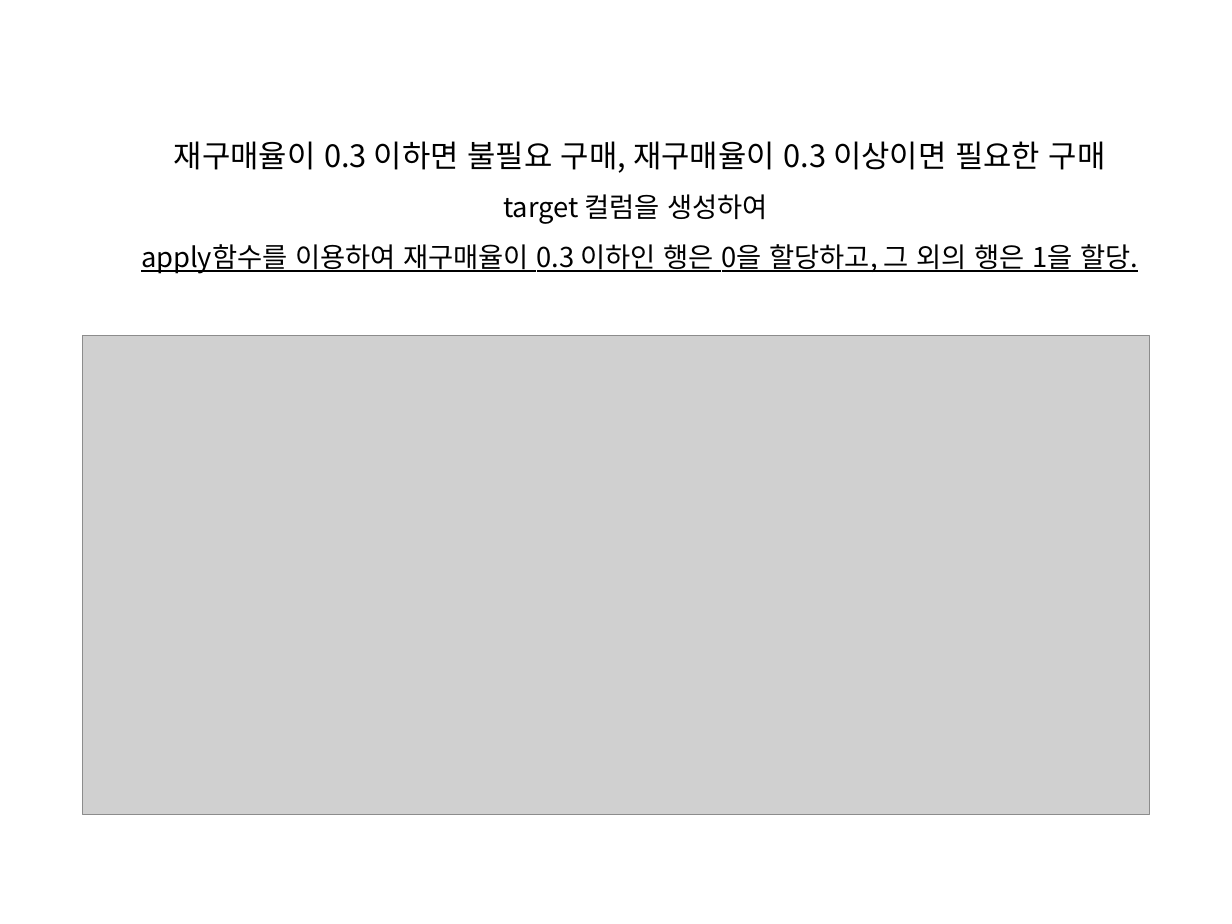
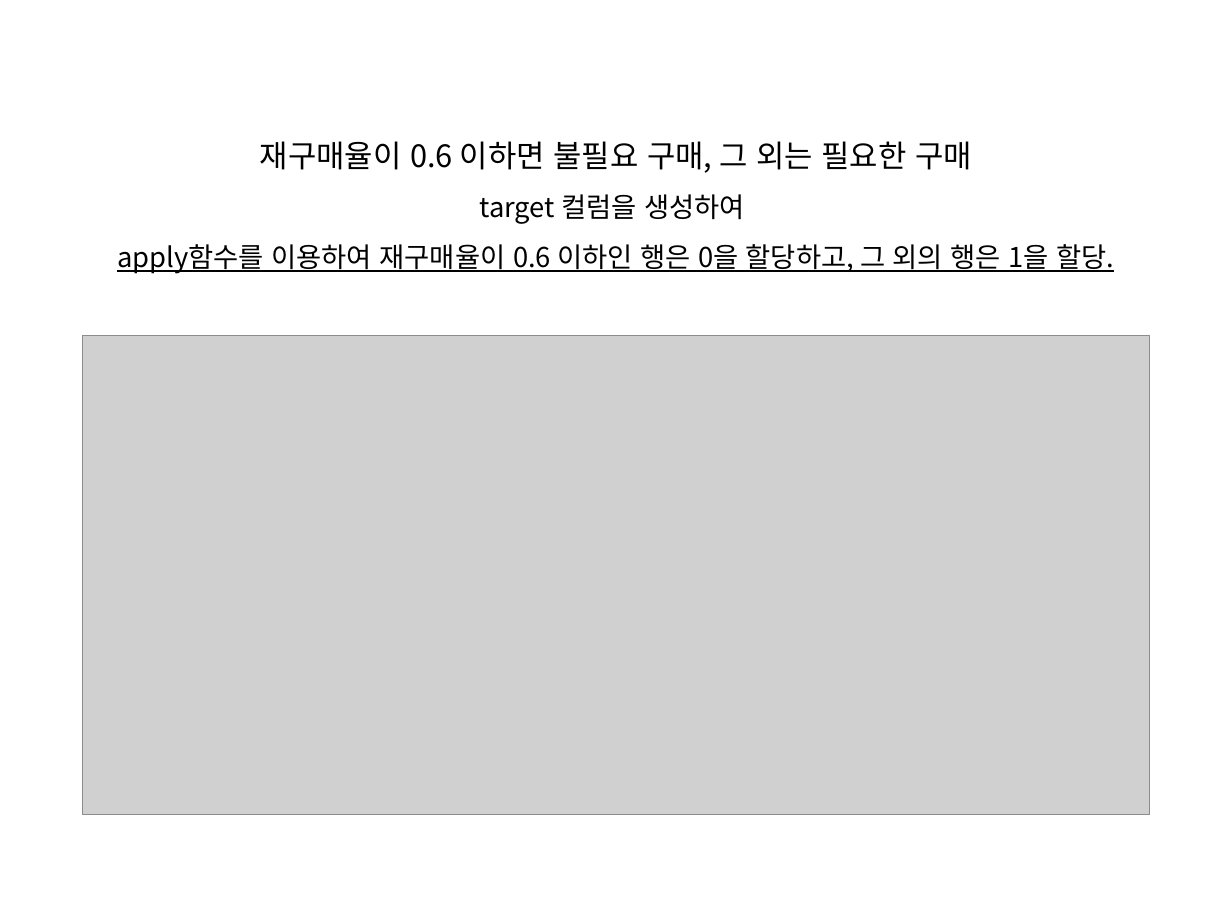
Before and after one commit to WasVelinn/1stPerSonalProjecT, a slide deck: slide 24 of 프레젠테이션1.pptx (slide 19 before the commit). Drawn at 1232x924 pixels with LibreOffice and Linux fonts; fonts in the diff are those of the drawing; grey boxes stand for pictures. Boxes give left, top, right and bottom in pixels: in the first picture for what was removed or moved away, otherwise in the second. Text is boxed around its words. In the diff, an @@ line names an element or a change of style, - is before the commit and + after.

```diff
--- a/프레젠테이션1.pptx
+++ b/프레젠테이션1.pptx
@@ title at bbox=[117, 141, 1115, 274]: text changed @@
-재구매율이 0.3 이하면 불필요 구매, 재구매율이 0.3 이상이면 필요한 구매
-target 컬럼을 생성하여
-apply함수를 이용하여 재구매율이 0.3 이하인 행은 0을 할당하고, 그 외의 행은 1을 할당.
+재구매율이 0.6 이하면 불필요 구매, 그 외는 필요한 구매
+target 컬럼을 생성하여
+apply함수를 이용하여 재구매율이 0.6 이하인 행은 0을 할당하고, 그 외의 행은 1을 할당.
```
Also in this commit, not shown: 2 other slides changed, 6 slides added, 1 slide removed, 12 other files.
